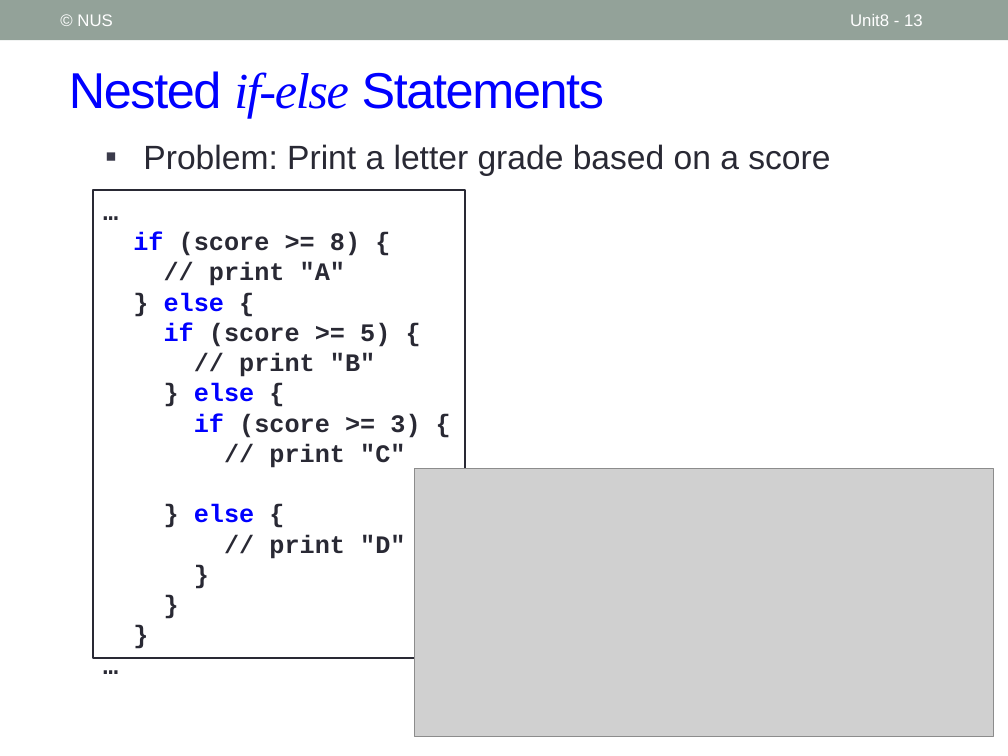
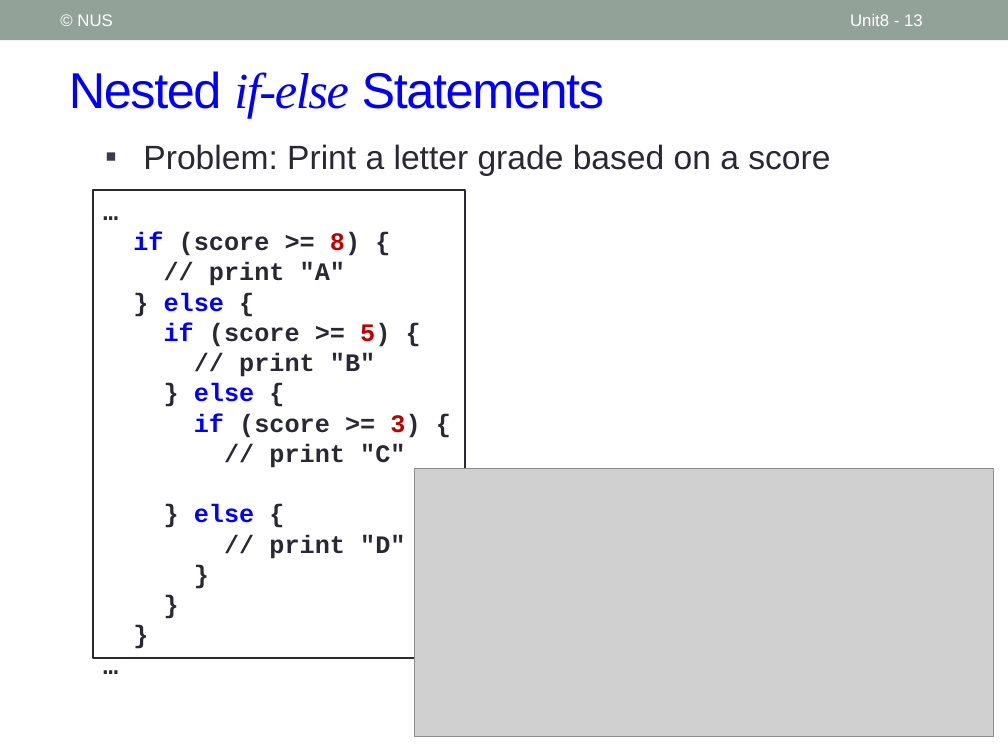
Before and after one commit to nus-cs1010-2021-s2/website, a slide deck: slide 13 of slides/Unit8_Conditional Statements.pptx. Drawn at 1008x756 pixels with LibreOffice and Linux fonts; fonts in the diff are those of the drawing; grey boxes stand for pictures. Boxes give left, top, right and bottom in pixels: in the first picture for what was removed or moved away, otherwise in the second. Text is boxed around its words. In the diff, an @@ line names an element or a change of style, - is before the commit and + after.

```diff
--- a/slides/Unit8_Conditional Statements.pptx
+++ b/slides/Unit8_Conditional Statements.pptx
@@ text in rectangle at [133,232,420,438]: text colour #292934 to #C00000 in "8)", "5)", "3)" @@
```
Also in this commit, not shown: 7 other slides changed, 2 slides added, 7 other files.
